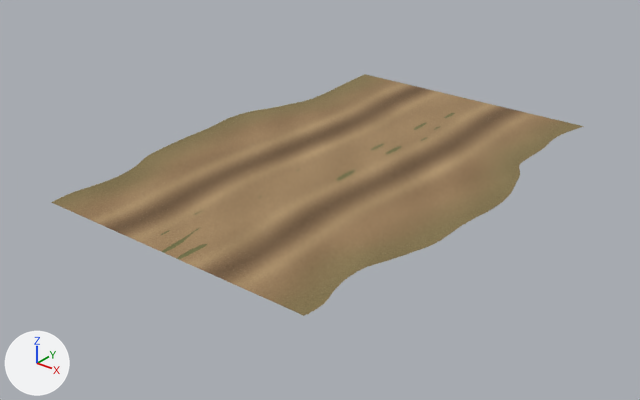
The glTF model media/models/architecture/cart_track.glb: old version first, new version second.
One viewpoint serves both versions: a 50 mm camera at (4.1, -5.43, 2.93) aimed at (-0.05, -0.23, -0.3). Lighting does not change. The marker at lower left points along +X, +Y and +Z. The older version comes first.

The older version as bpy lines, for what is in view:
```python
me_mesh_0 = bpy.data.meshes.new('Mesh_0')
me_mesh_0.from_pydata(...)  # 4 vertices, 2 faces; spans x -1.5..1.5, y -2.0..2.0, z 0.0
me_mesh_0.materials.append(mat_worn_dirt)
ob_cart_track = bpy.data.objects.new('cart_track', me_mesh_0)
ob_cart_track.location = (0.0, 0.0, 0.0)
```
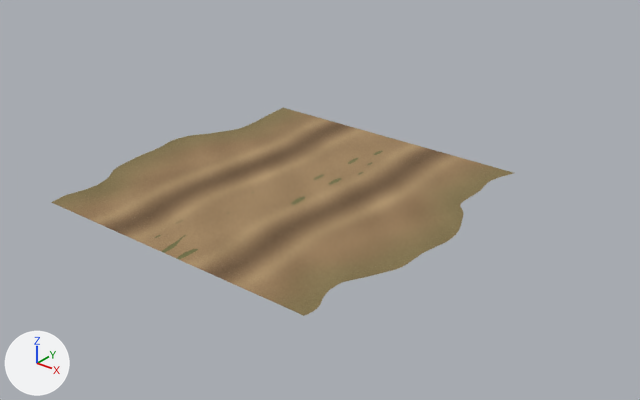
The newer file is also rescaled (x1.5), turned or shifted as a whole; pictures and numbers use the older file's frame.

Where the change shows, as pixel boxes (x1, y1, x2, y2) in the pictures (640 x 400 px):
'cart_track', reshaped (13% narrower, 14% shorter): before (51, 74, 584, 316); after (51, 108, 513, 316)

The edits, one by one:
me_mesh_0 is used by ob_cart_track; location (0.0, 0.0, 0.0).
me_mesh_0 had 4 vertices, 2 faces and spanned x -1.5..1.5, y -2.0..2.0, z 0.0.
me_mesh_0 now has 4 vertices, 2 faces and spans x -1.5..1.5, y -2.0..0.67, z 0.0.
Part 1, on me_mesh_0:
Vertex 0 of me_mesh_0 moves from (-1.5, 2.0, 0.0) to (-1.5, 0.67, 0.0).
Vertex 1 of me_mesh_0 moves from (1.5, 2.0, 0.0) to (1.5, 0.67, 0.0).
